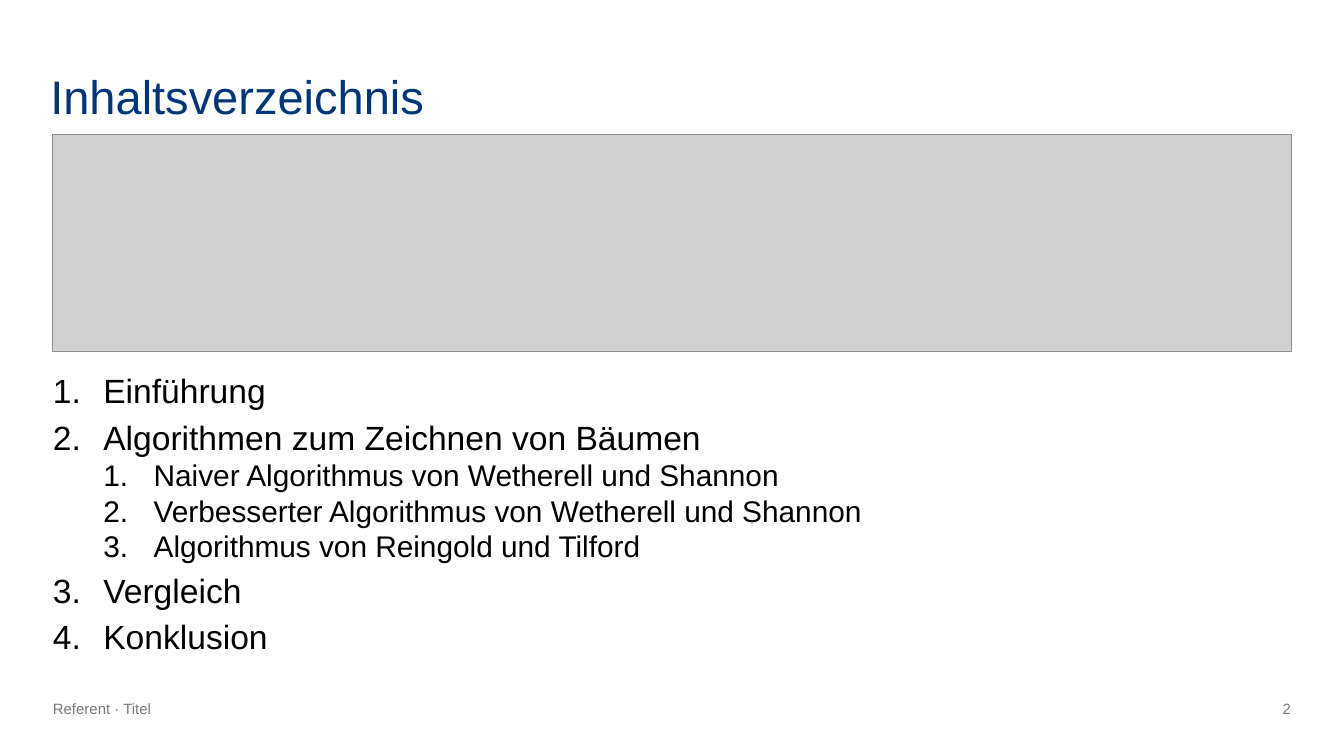
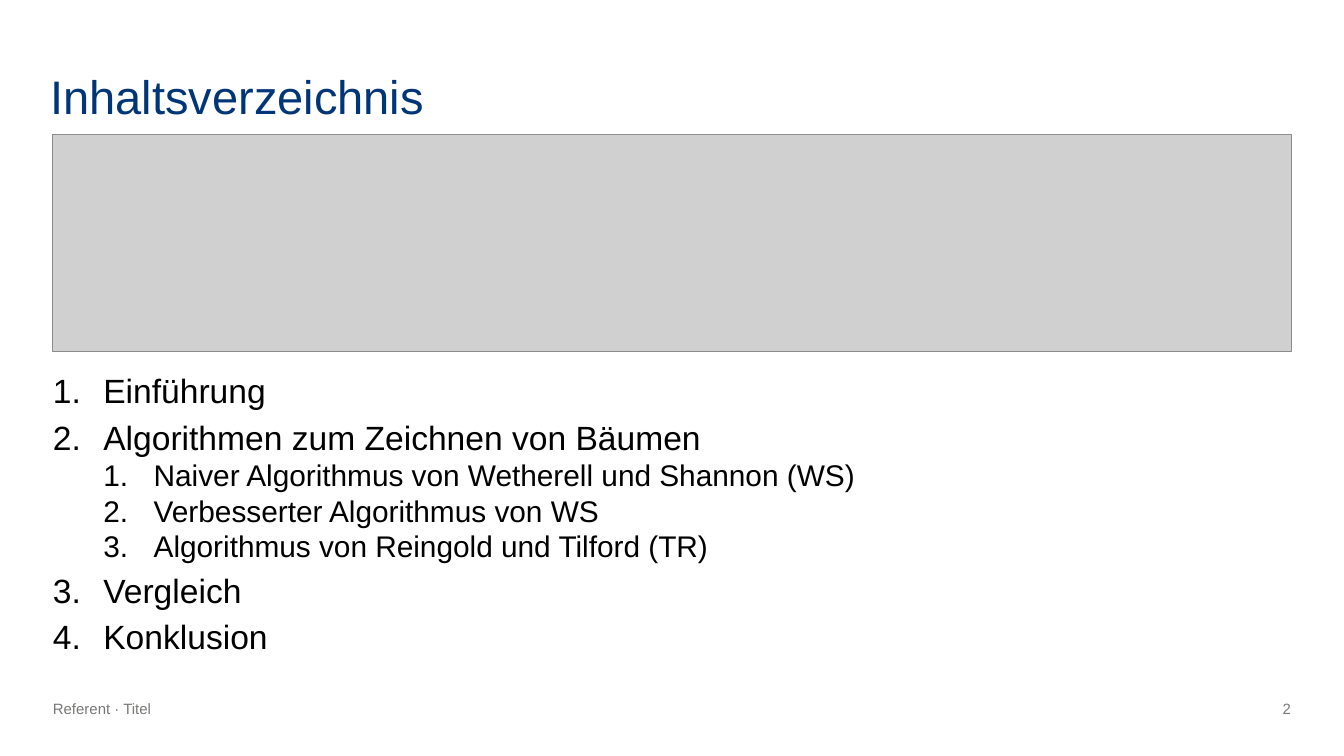
Before and after one commit to erkangrn/Praxsiprojekt, a slide deck: slide 2 of Powerpoint/Bäume zeichnen im Ebenen-Layout.pptx. Drawn at 1344x756 pixels with LibreOffice and Linux fonts; fonts in the diff are those of the drawing; grey boxes stand for pictures. Boxes give left, top, right and bottom in pixels: in the first picture for what was removed or moved away, otherwise in the second. Text is boxed around its words. In the diff, an @@ line names an element or a change of style, - is before the commit and + after.

```diff
--- a/Powerpoint/Bäume zeichnen im Ebenen-Layout.pptx
+++ b/Powerpoint/Bäume zeichnen im Ebenen-Layout.pptx
@@ text at bbox=[154, 464, 855, 563]: text changed @@
-  1. Naiver Algorithmus von Wetherell und Shannon
-  2. Verbesserter Algorithmus von Wetherell und Shannon
-  3. Algorithmus von Reingold und Tilford
+  1. Naiver Algorithmus von Wetherell und Shannon (WS)
+  2. Verbesserter Algorithmus von WS
+  3. Algorithmus von Reingold und Tilford (TR)
```
Also in this commit, not shown: 5 other slides changed, 22 slides added, 1 slide removed, 2 other files.
